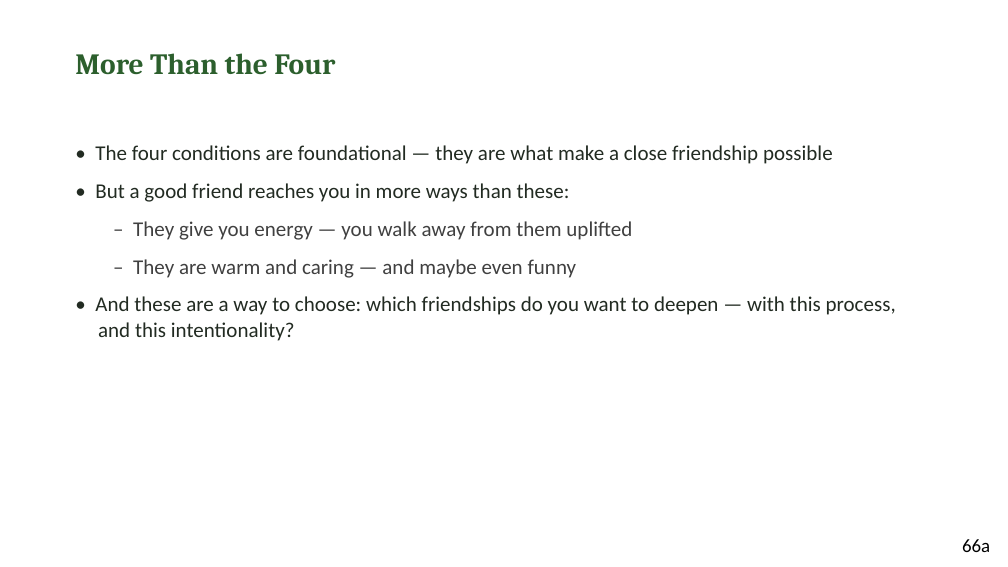
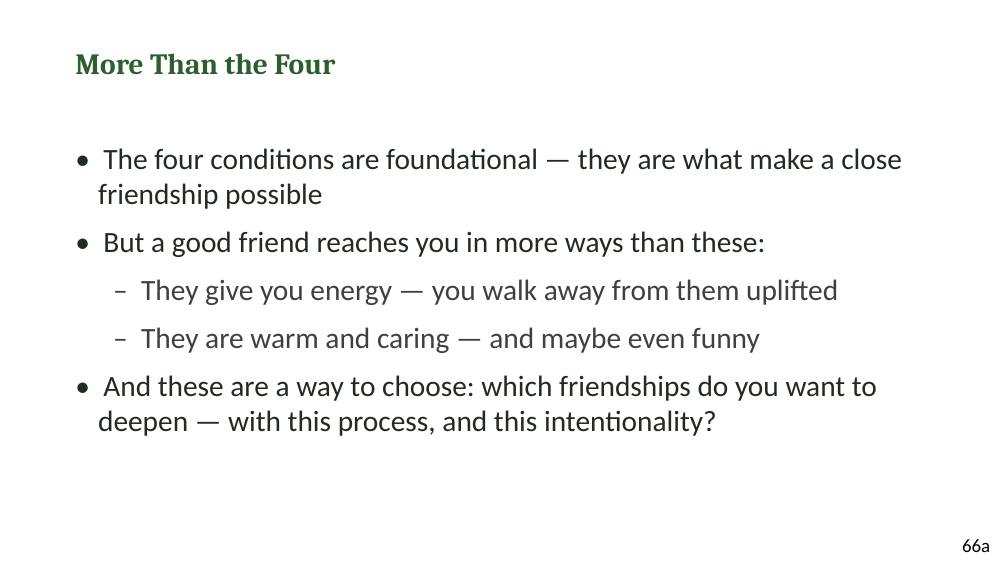
Before and after one commit to jgtittle-ministries/fellowship-of-the-heart-pilot-at-cca-dev, a slide deck: slide 11 of _implementation-notes/evening-series/FotH Evening Session 5 Slides DRAFT v1.pptx. Drawn at 1008x567 pixels with LibreOffice and Linux fonts; fonts in the diff are those of the drawing. Boxes give left, top, right and bottom in pixels: in the first picture for what was removed or moved away, otherwise in the second. Text is boxed around its words. In the diff, an @@ line names an element or a change of style, - is before the commit and + after.

```diff
--- a/_implementation-notes/evening-series/FotH Evening Session 5 Slides DRAFT v1.pptx
+++ b/_implementation-notes/evening-series/FotH Evening Session 5 Slides DRAFT v1.pptx
@@ text "• The four conditions are ..." at (98,148,902,436): size 20 to 28 pt @@
```
